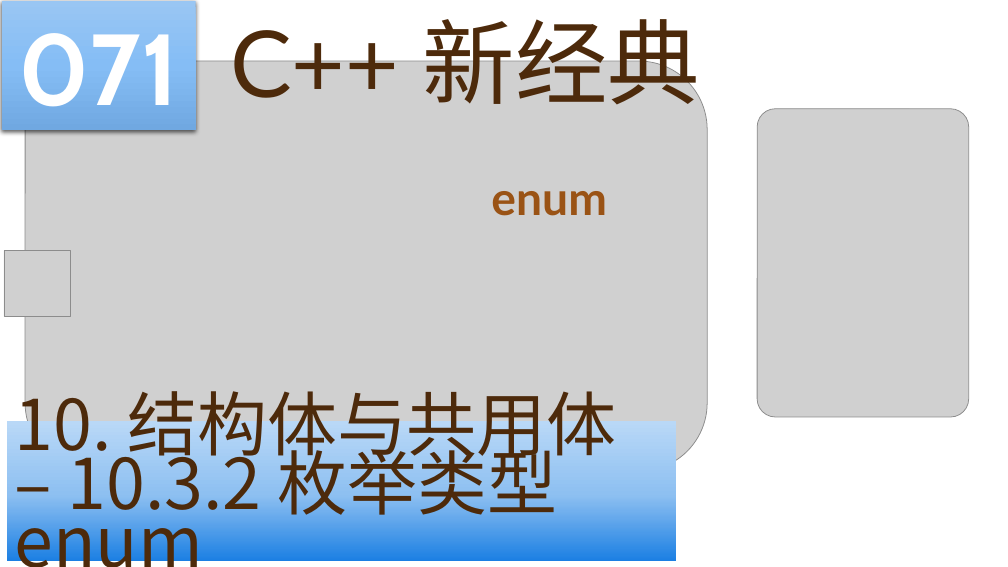
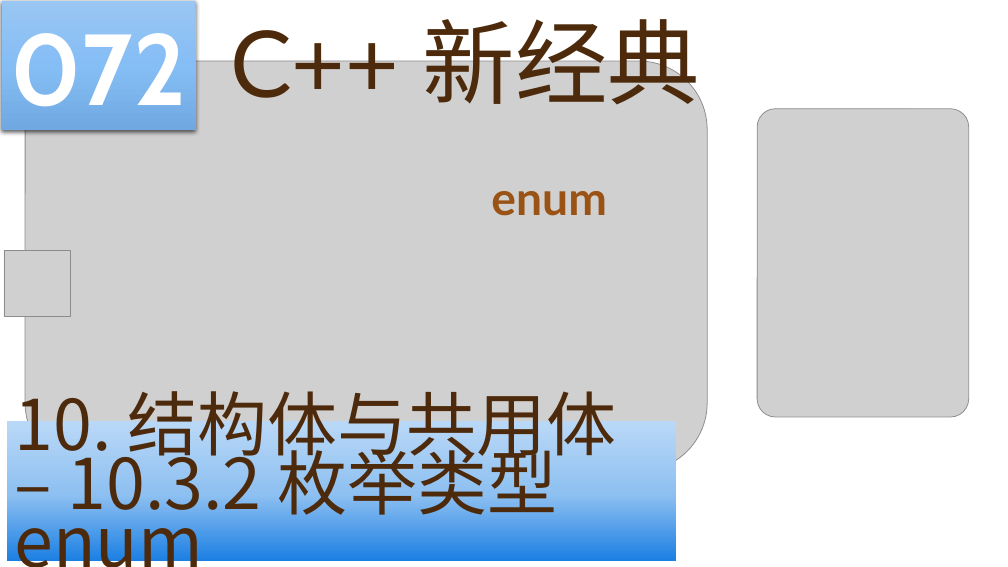
Before and after one commit to yasenstar/learn_cpp, a slide deck: slide 72 of cpp_new/C++ 新经典.pptx (slide 71 before the commit). Drawn at 1008x567 pixels with LibreOffice and Linux fonts; fonts in the diff are those of the drawing; grey boxes stand for pictures; background and template pictures are left out. Boxes give left, top, right and bottom in pixels: in the first picture for what was removed or moved away, otherwise in the second. Text is boxed around its words. In the diff, an @@ line names an element or a change of style, - is before the commit and + after.

```diff
--- a/cpp_new/C++ 新经典.pptx
+++ b/cpp_new/C++ 新经典.pptx
@@ text in rectangle at [11,33,187,106]: text changed @@
-071
+072
```
Also in this commit, not shown: 7 other slides changed, 1 slide added, 3 other files.
